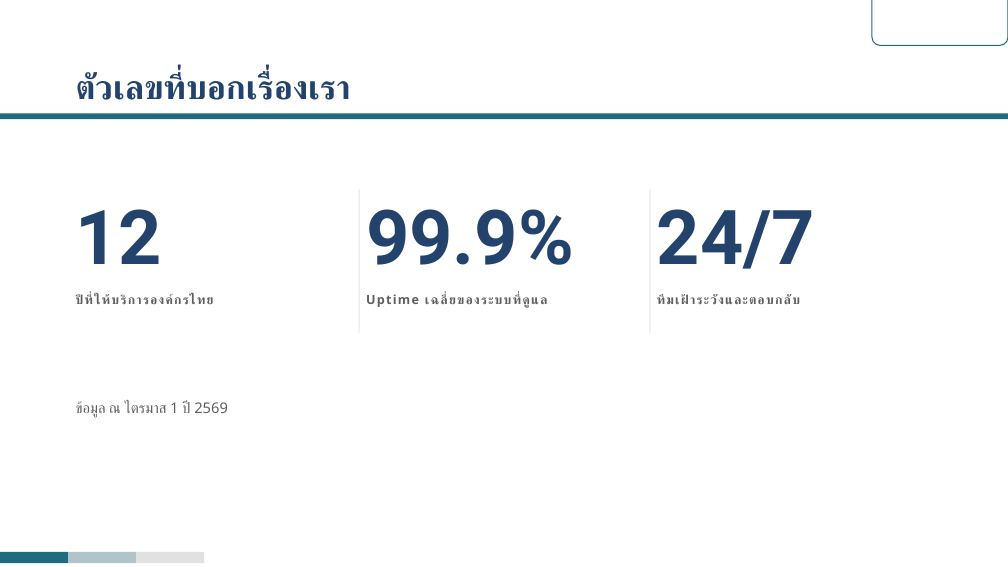
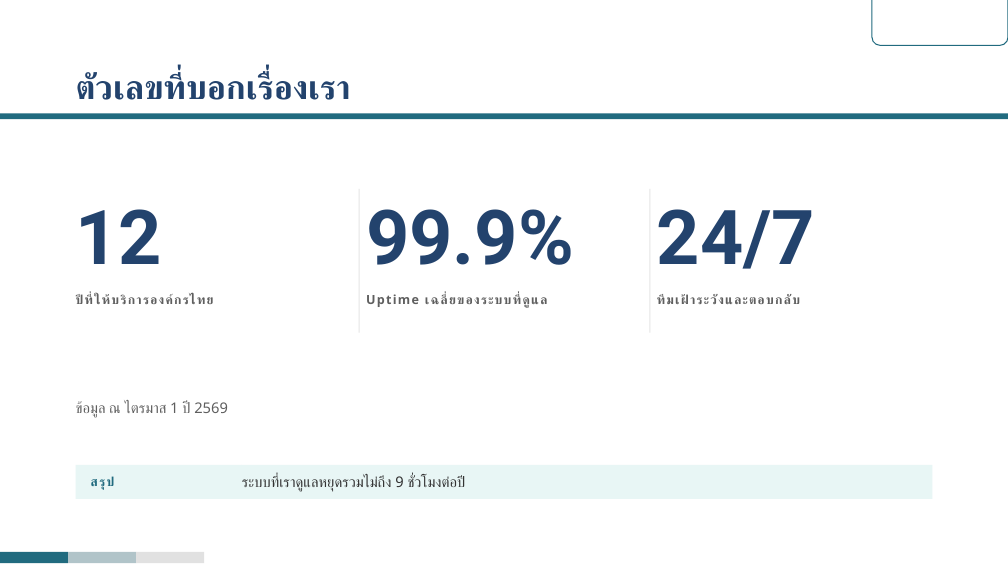
Before and after one commit to rofthanakrit-maker/nct-design-system, a slide deck: slide 16 of NCT-Slide-Template-Corp-Demo.pptx. Drawn at 1008x567 pixels with LibreOffice and Linux fonts; fonts in the diff are those of the drawing; background and template pictures are left out. Boxes give left, top, right and bottom in pixels: in the first picture for what was removed or moved away, otherwise in the second. Text is boxed around its words. In the diff, an @@ line names an element or a change of style, - is before the commit and + after.

```diff
--- a/NCT-Slide-Template-Corp-Demo.pptx
+++ b/NCT-Slide-Template-Corp-Demo.pptx
@@ text added at (x1=76, y1=465, x2=242, y2=499), fill #E8F6F5, 12 pt, text #216B7F, bold @@
+สรุป
@@ text added at (x1=242, y1=465, x2=932, y2=499), fill #E8F6F5, 14 pt, text #333333 @@
+ระบบที่เราดูแลหยุดรวมไม่ถึง 9 ชั่วโมงต่อปี
```
Also in this commit, not shown: 2 other slides changed, 16 other files.
